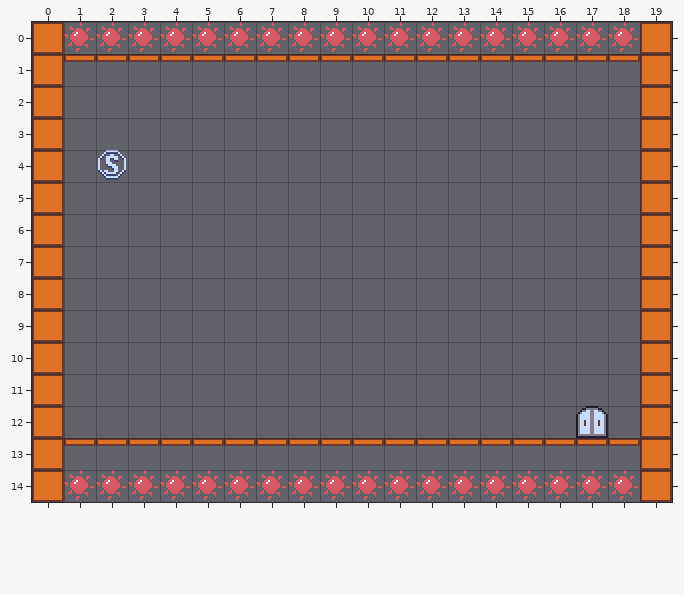
A Tiled map gets an edit: Gravity/assets/data/003.tmx. Above is the file before it was changed.
Cells are 16x16 px. Shown: x 0..19, y 0..14.
The result:
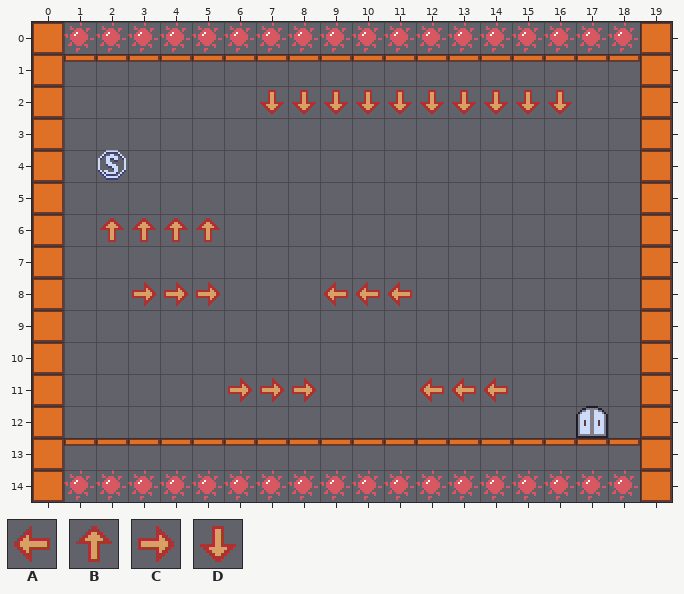
Key: from "tileset": A 20, B 21, C 22, D 23.
_ is an empty cell.
The exact change:
Layer "object":
The author put tile A in row 8 at x 9 to 11; in row 11 at x 12 to 14.
The author put tile B in row 6 at x 2 to 5.
The author put tile C in row 8 at x 3 to 5; in row 11 at x 6 to 8.
The author put tile D in row 2 at x 7 to 16.
Changed places in both pictures, as pixel boxes (x1, y1, x2, y2):
added: (260, 90, 572, 114)
added: (100, 218, 220, 242)
added: (132, 282, 220, 306)
added: (324, 282, 412, 306)
added: (228, 378, 316, 402)
added: (420, 378, 508, 402)
